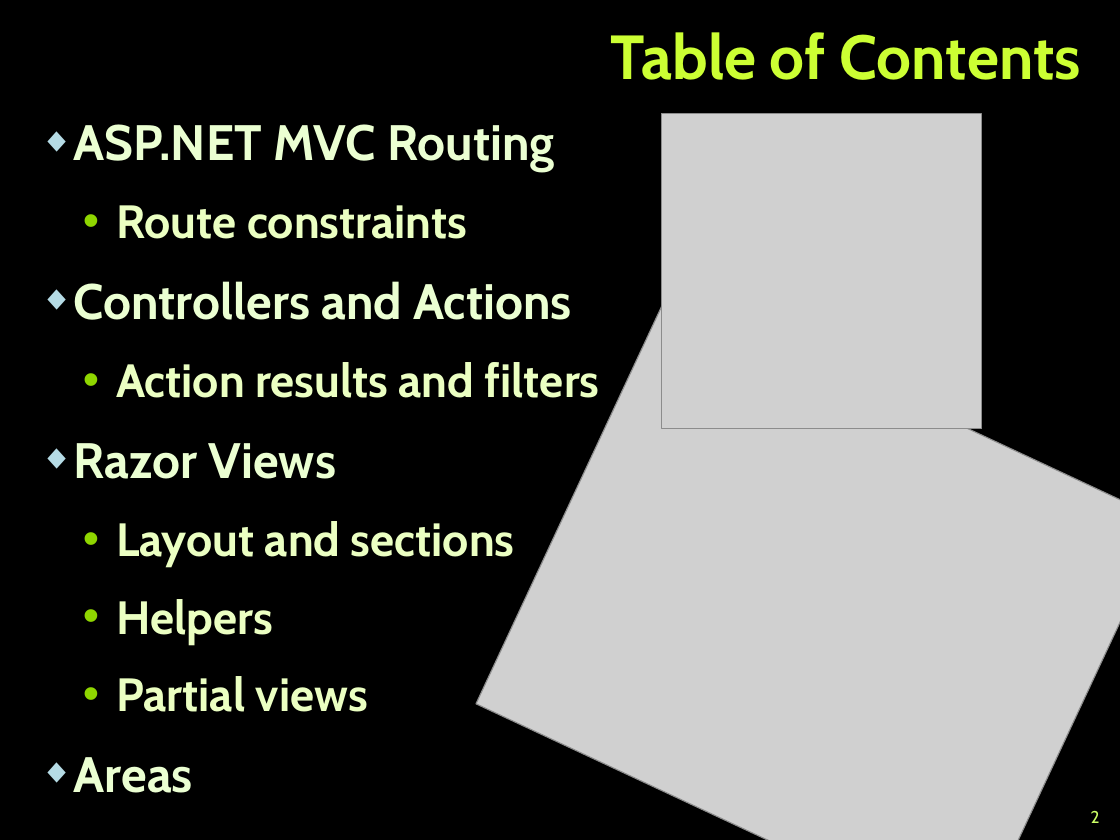
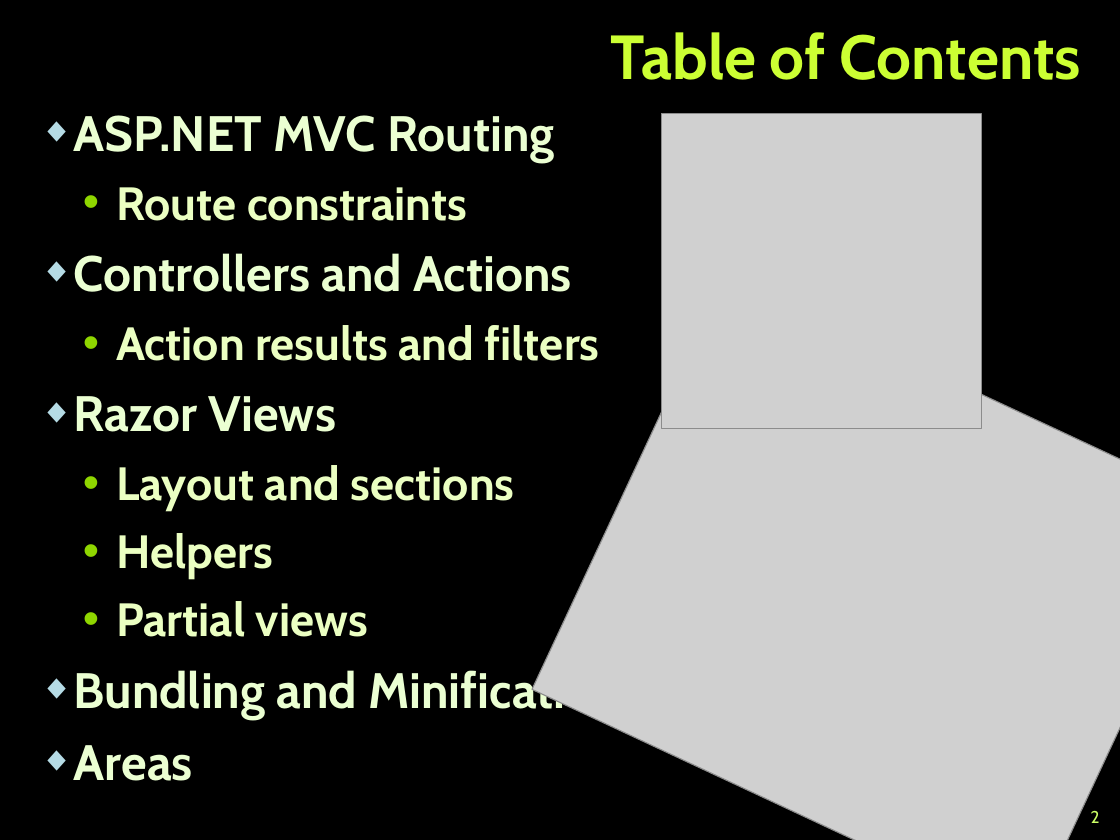
Before and after one commit to TelerikAcademy/ASP.NET-MVC, a slide deck: slide 2 of 02. ASP.NET-MVC-Essentials/ASP.NET MVC Essentials.pptx. Drawn at 1120x840 pixels with LibreOffice and Linux fonts; fonts in the diff are those of the drawing; grey boxes stand for pictures; background and template pictures are left out. Boxes give left, top, right and bottom in pixels: in the first picture for what was removed or moved away, otherwise in the second. Text is boxed around its words. In the diff, an @@ line names an element or a change of style, - is before the commit and + after.

Commit message:
Added slides for bundling and minification in ASP.NET MVC Essentials.pptx

```diff
--- a/02. ASP.NET-MVC-Essentials/ASP.NET MVC Essentials.pptx
+++ b/02. ASP.NET-MVC-Essentials/ASP.NET MVC Essentials.pptx
@@ text "ASP.NET MVC Routing": place and size @@
-text "ASP.NET MVC Routing" at (74,124,600,793)
+text "ASP.NET MVC Routing" at (74,115,621,781)
@@ text at (74,115,600,781): less space between paragraphs @@
@@ picture: place and size @@
-picture at (476,290,1120,840)
+picture at (532,275,1120,840)
@@ text at (74,666,621,718): paragraph added @@
+◆ Bundling and Minification
```
Also in this commit, not shown: 4 slides added, 1 other file.
